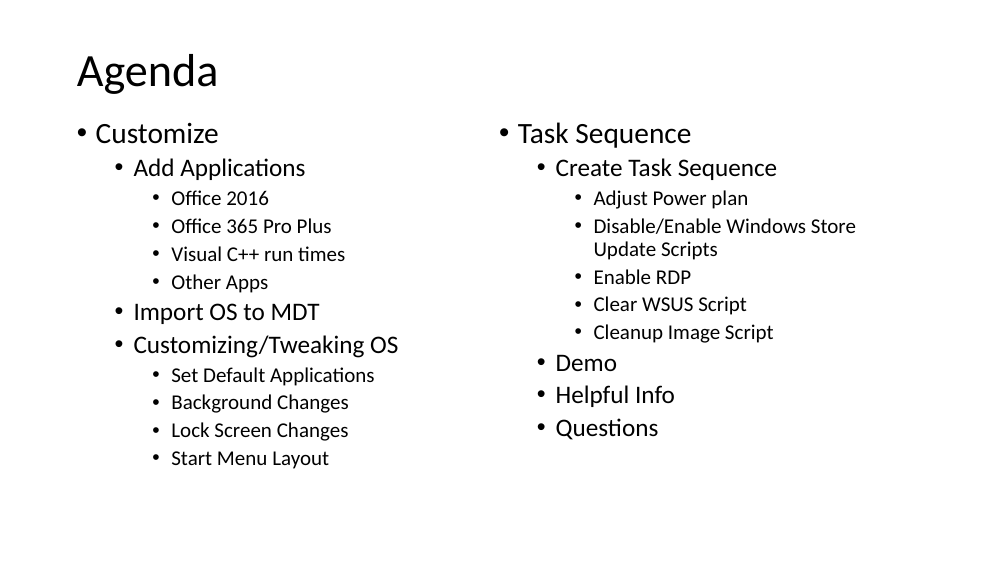
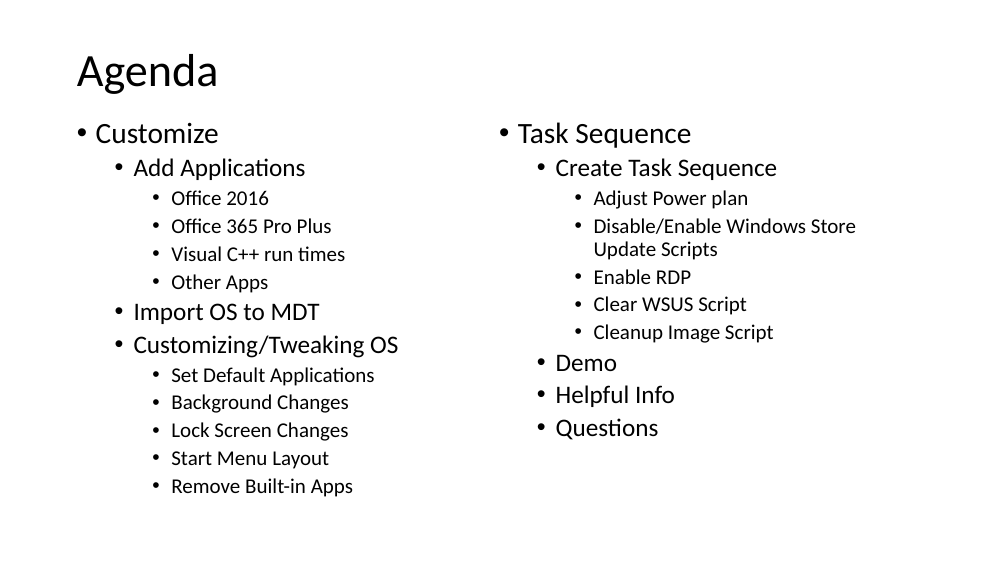
Before and after one commit to fydexx/HECC-2018, a slide deck: slide 2 of Part_01/Section02.pptx. Drawn at 1008x567 pixels with LibreOffice and Linux fonts; fonts in the diff are those of the drawing. Boxes give left, top, right and bottom in pixels: in the first picture for what was removed or moved away, otherwise in the second. Text is boxed around its words. In the diff, an @@ line names an element or a change of style, - is before the commit and + after.

```diff
--- a/Part_01/Section02.pptx
+++ b/Part_01/Section02.pptx
@@ text at bbox=[171, 478, 353, 497]: paragraph added @@
+    • Remove Built-in Apps
```
Also in this commit, not shown: 2 other slides changed, 3 slides added.
